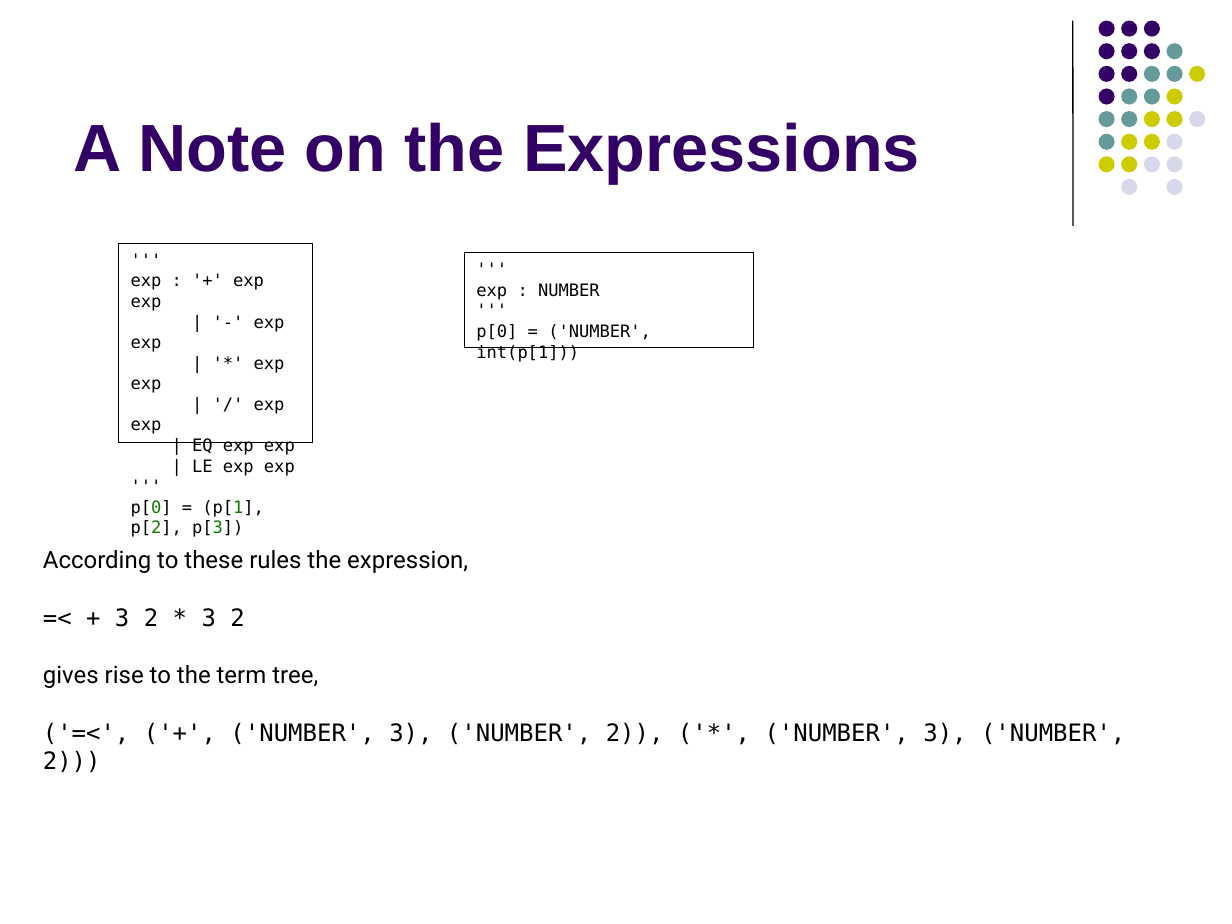
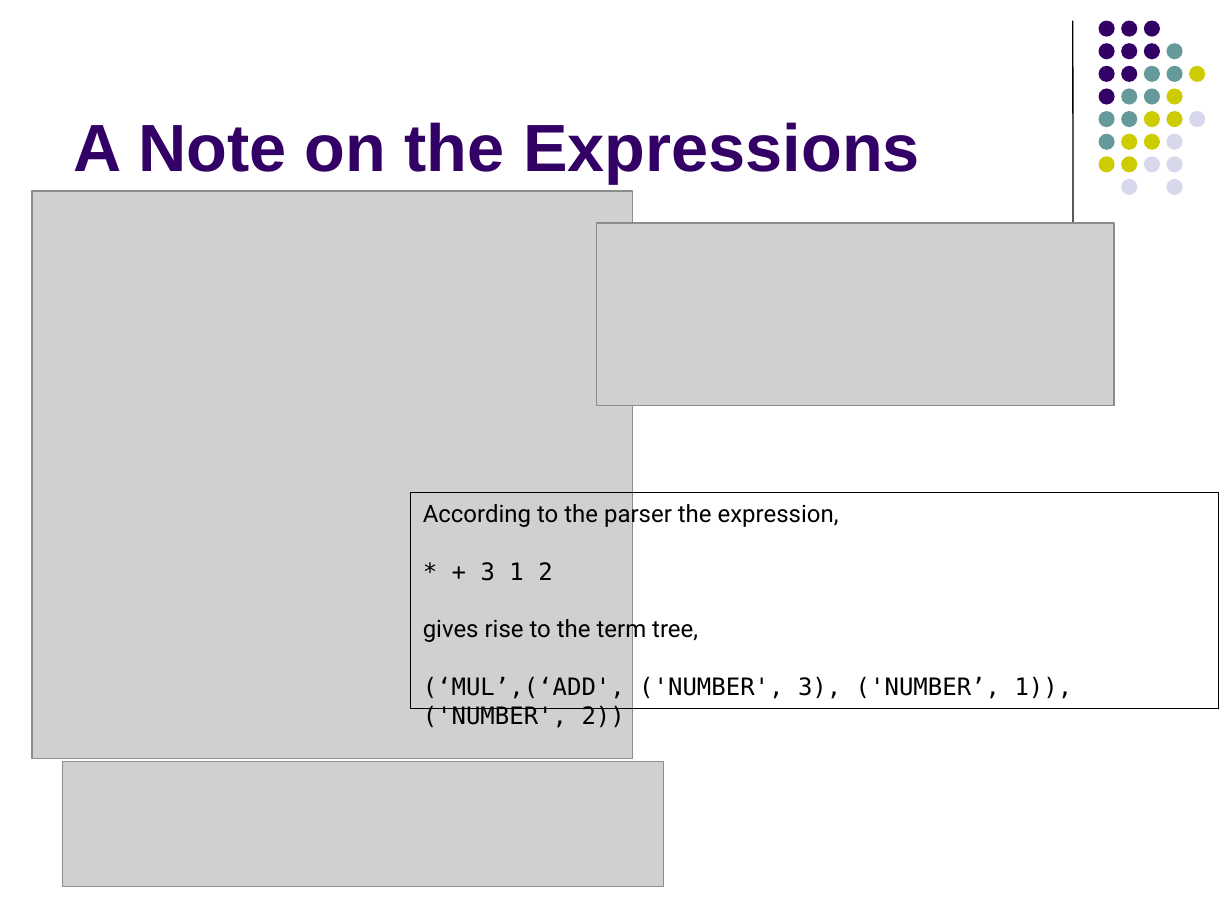
Before and after one commit to lutzhamel/CSC402, a slide deck: slide 54 of notes/csc402-ln005.pptx (slide 53 before the commit). Drawn at 1232x924 pixels with LibreOffice and Linux fonts; fonts in the diff are those of the drawing; grey boxes stand for pictures. Boxes give left, top, right and bottom in pixels: in the first picture for what was removed or moved away, otherwise in the second. Text is boxed around its words. In the diff, an @@ line names an element or a change of style, - is before the commit and + after.

```diff
--- a/notes/csc402-ln005.pptx
+++ b/notes/csc402-ln005.pptx
@@ picture added at [32,191,633,758] @@
@@ picture added at [596,223,1114,405] @@
@@ rectangle removed at [118,243,313,442] @@
-'''
-exp : '+' exp exp
-| '-' exp exp
-| '*' exp exp
-| '/' exp exp
-| EQ exp exp
-| LE exp exp
-'''
-p[0] = (p[1], p[2], p[3])
@@ rectangle removed at [464,253,753,347] @@
-'''
-exp : NUMBER
-'''
-p[0] = ('NUMBER', int(p[1]))
@@ rectangle "According to the parser the ...": place and size @@
-rectangle "According to the parser the ..." at [43,550,1125,745]
+rectangle "According to the parser the ..." at [410,493,1218,708]
@@ rectangle "According to the parser the ..." at [410,493,1218,708]: outline none to #000000 0.75 pt @@
@@ text in rectangle at [423,501,839,581]: text changed @@
-According to these rules the expression,
-=< + 3 2 * 3 2
+According to the parser the expression,
+* + 3 1 2
@@ text in rectangle at [423,676,1073,699]: text changed @@
-('=<', ('+', ('NUMBER', 3), ('NUMBER', 2)), ('*', ('NUMBER', 3), ('NUMBER', 2)))
+(‘MUL’,(‘ADD', ('NUMBER', 3), ('NUMBER’, 1)), ('NUMBER', 2))
@@ picture added at [63,761,664,886] @@
```
Also in this commit, not shown: 10 other slides changed, 10 slides added, 9 slides removed, 3 other files.
